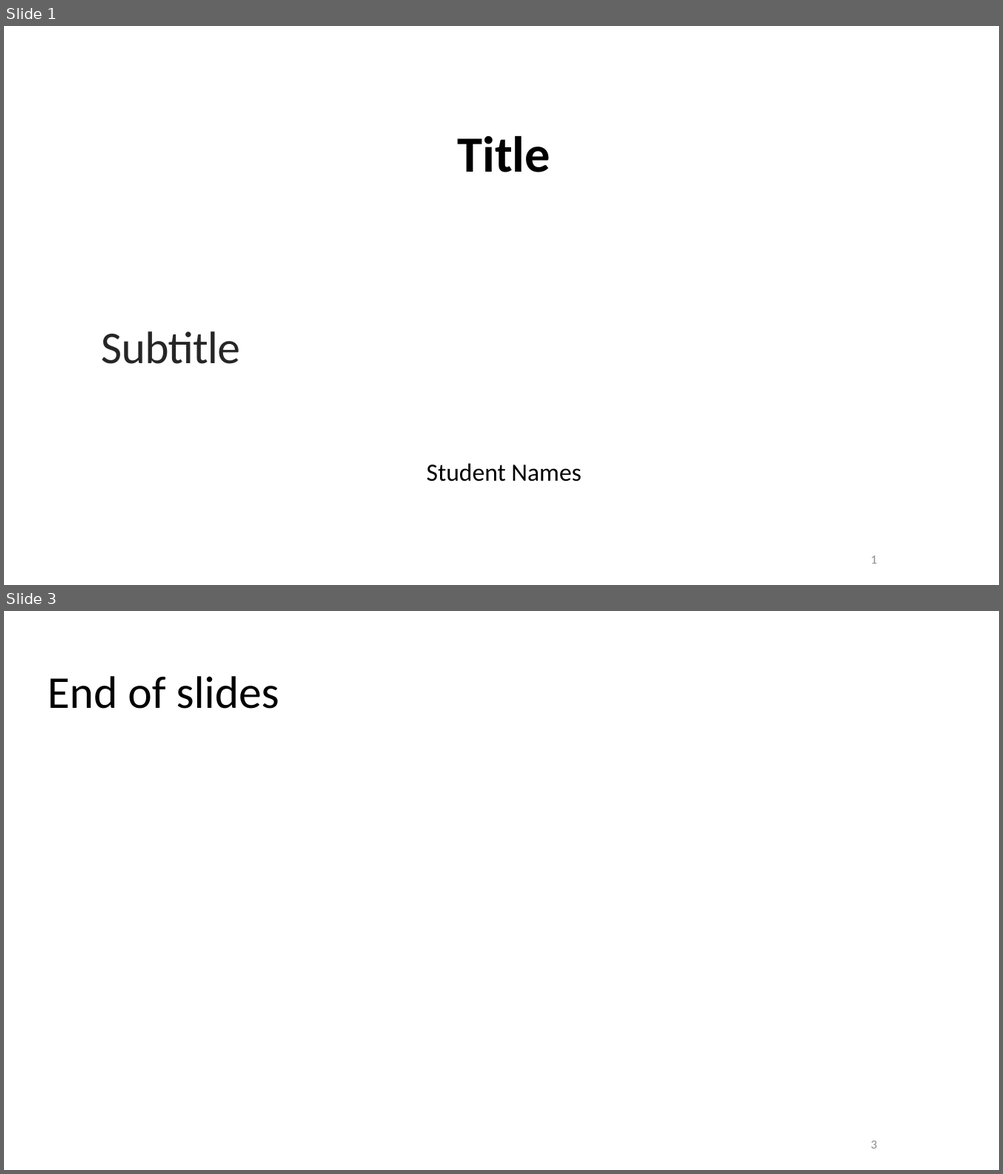
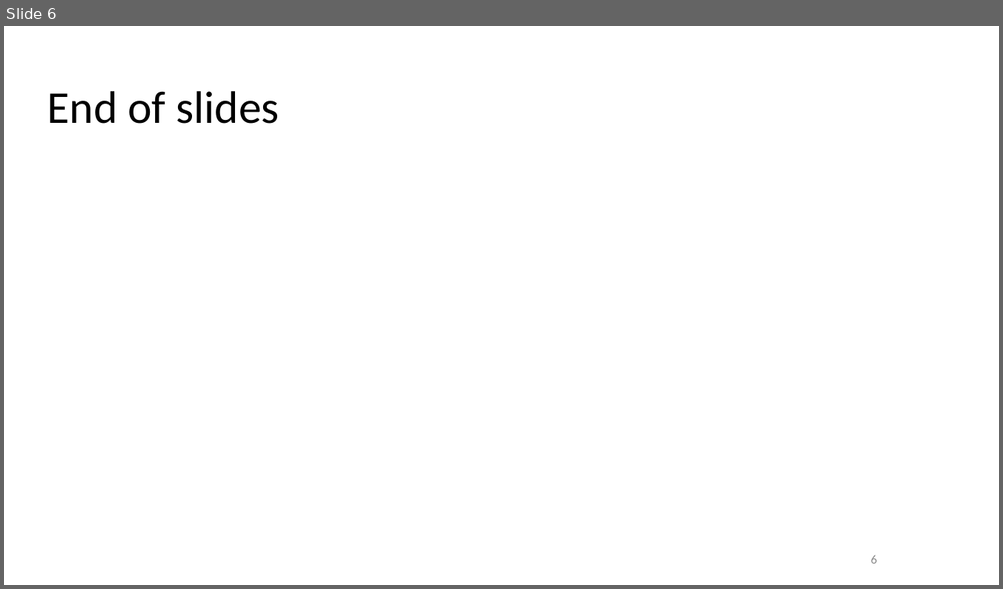
Before and after one commit to Criflar/marquee-console, a slide deck: CSOPESY - Marquee Console - Mangubat.pptx. Shown one above the other, each under a label of ours: slides 1 and 3 before the commit, slide 6 after it; the slides between them are not shown. The pictures are 1003x1174 and 1003x589 pixels, drawn with LibreOffice and Linux fonts; fonts in the diff are those of the drawing; background and template pictures are left out. Boxes give left, top, right and bottom in pixels: in the first picture for what was removed or moved away, otherwise in the second. Text is boxed around its words. In the diff, an @@ line names an element or a change of style, - is before the commit and + after.

```diff
--- a/CSOPESY - Marquee Console - Mangubat.pptx
+++ b/CSOPESY - Marquee Console - Mangubat.pptx
@@ slide 1 removed at (4,26,999,585), background #FFFFFF @@
@@ title removed at (457,136,550,173) @@
-Title
@@ text removed at (101,332,240,364) @@
-Subtitle
@@ subtitle removed at (427,463,580,482) @@
-Student Names
@@ page number removed at (871,556,876,564) @@
-1
@@ what was slide 3 is now slide 6 @@
@@ page number at (871,556,876,564): text changed @@
-3
+6
```
Also in this commit, not shown: 1 slide changed, 4 slides added, 4 other files.
